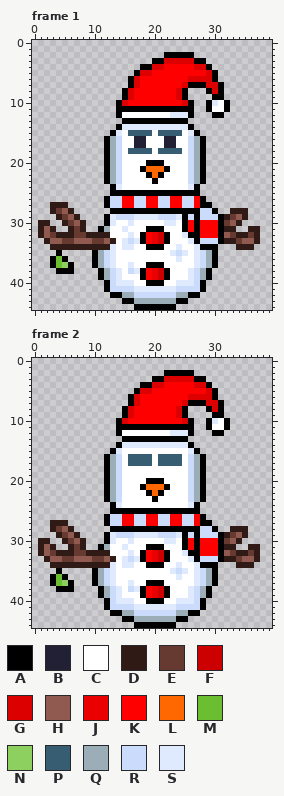
Pixel-art file -- Art/Christmas Skin/snowman.aseprite. This is how it looked before the edit.
40x45 pixels, 2 frames. Colours within 5 levels of each other are drawn and written as one. Shown: frame 1, frame 2.
Palette (. is transparent): A #000000  B #222034  C #ffffff  D #2f1a16  E #663931  F #cc0000  G #dc0000  H #915a51  J #ea0000  K #ff0000  L #ff6700  M #6abe30  N #8ed060  P #365d72  Q #9badb7  R #cbdbfc  S #e0eaff
After the commit:
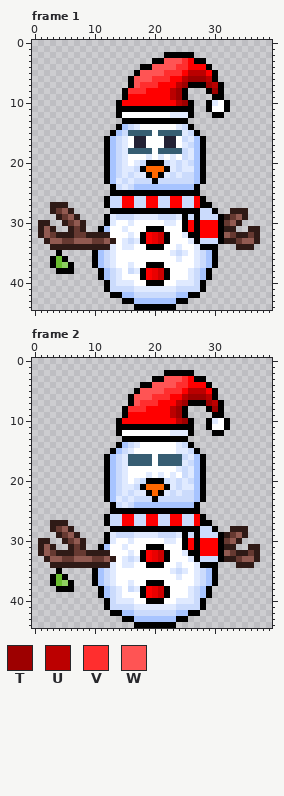
Colours new in this view: T #9d0000  U #bb0000  V #ff2e2e  W #ff5454
Change:
colour Q: #9badb7 -> #a7c4ff
Frame 1, layers "Snowman/Santa Hat", "Snowman/Details":
y 3: x 22..26 GGGGG -> WWWVK
y 4: x 20..25 GGKKKK -> WWWWVV; x 27..28 GG -> KK
y 5: x 18..24 GGKKKKK -> WWWWVVV; x 26..29 KKKG -> UUUK
y 6: x 17..22 GKKKKK -> WWWVVV; x 25..29 KGGGG -> UTTTU
y 7: x 17..20 GKKK -> WVVV; x 24..25 KG -> UT; x 29..30 GG -> TU
y 8: x 16..18 GKK -> VVV; x 23..24 KG -> UT; x 30 G -> T
y 9: x 16 G -> K; x 23..24 KG -> UT
y 10: x 15 G -> K; x 24..25 KG -> UT
y 14: x 15..16 SS -> QR; x 18..23 SSSSSS -> CCCCCC; x 25 S -> R
y 15: x 14..15 SC -> QR; x 25..26 CS -> SR
y 16: x 15 C -> S; x 25..26 CR -> RS
y 17: x 15 C -> S; x 25 C -> S
y 18: x 15 C -> S; x 25..26 CR -> RS
y 19: x 15 C -> S; x 19 C -> S; x 21 C -> S; x 23 C -> S; x 25..26 CR -> RS
y 20: x 15 C -> S; x 17..18 CC -> SR; x 22..25 CCCC -> RSRS
y 21: x 15..17 CCC -> SSR; x 23..26 CCCR -> SRSS
y 22: x 15..18 CCCC -> SRSS; x 22..25 CCCC -> SRSR
y 23: x 14..19 RCCCCC -> SRSRRR; x 21..25 CCCCC -> RRRRR
y 24: x 14..26 SCCCCCCCCCCCS -> RSRQQQQQQQQQQ
Frame 2, layers "Snowman/Santa Hat", "Snowman/Details":
y 3: x 22..26 GGGGG -> WWWVK
y 4: x 20..25 GGKKKK -> WWWWVV; x 27..28 GG -> KK
y 5: x 18..24 GGKKKKK -> WWWWVVV; x 26..29 KKKG -> UUUK
y 6: x 17..22 GKKKKK -> WWWVVV; x 25..29 KGGGG -> UTTTU
y 7: x 17..20 GKKK -> WVVV; x 24..25 KG -> UT; x 29..30 GG -> TU
y 8: x 16..18 GKK -> VVV; x 23..24 KG -> UT; x 30 G -> T
y 9: x 16 G -> K; x 23..24 KG -> UT
y 10: x 15 G -> K; x 24..25 KG -> UT
y 14: x 15..16 SS -> QR; x 18..23 SSSSSS -> CCCCCC; x 25 S -> R
y 15: x 14..16 SCC -> QRS; x 24..26 CCS -> SSR
y 16: x 15 C -> S; x 25..26 CR -> RS
y 17: x 15 C -> S; x 25 C -> S
y 18: x 15 C -> S; x 24..26 CCR -> SRS
y 19: x 15 C -> S; x 19 C -> S; x 21 C -> S; x 23 C -> S; x 25..26 CR -> RS
y 20: x 15 C -> S; x 17..18 CC -> SR; x 22..25 CCCC -> RSRS
y 21: x 15..17 CCC -> SSR; x 23..26 CCCR -> SRSS
y 22: x 15..18 CCCC -> SRSS; x 22..25 CCCC -> SRSR
y 23: x 14..19 RCCCCC -> SRSRRR; x 21..25 CCCCC -> RRRRR
y 24: x 14..26 SCCCCCCCCCCCS -> RSRQQQQQQQQQQ
Changed places in both pictures, as pixel boxes (x1, y1, x2, y2):
changed: (110, 58, 218, 190)
changed: (98, 226, 212, 304)
changed: (110, 376, 218, 508)
changed: (98, 544, 212, 622)
